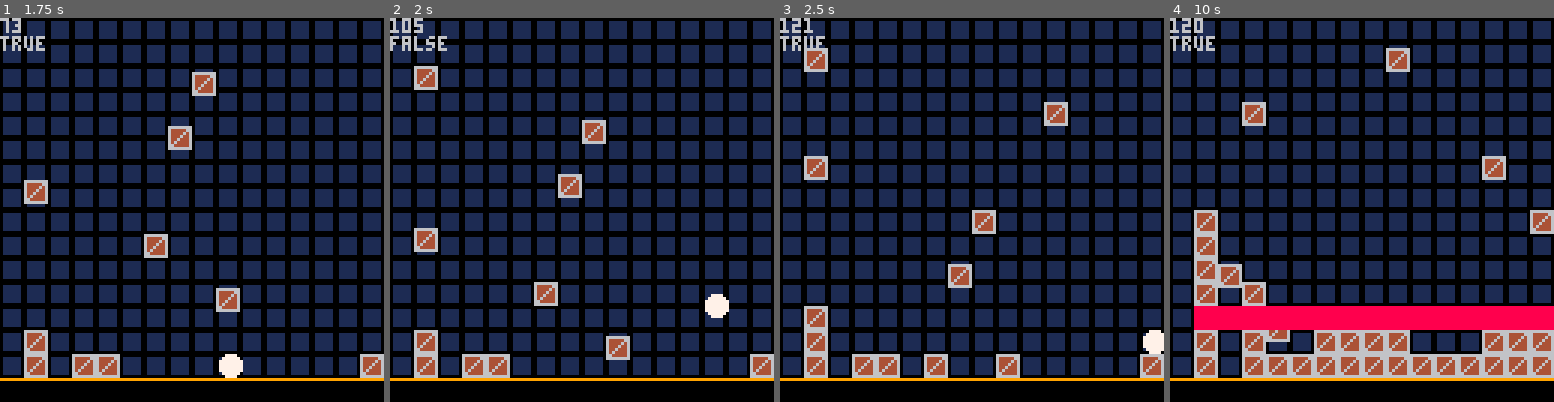
Above: before the commit, frames 1-4 (left to right).
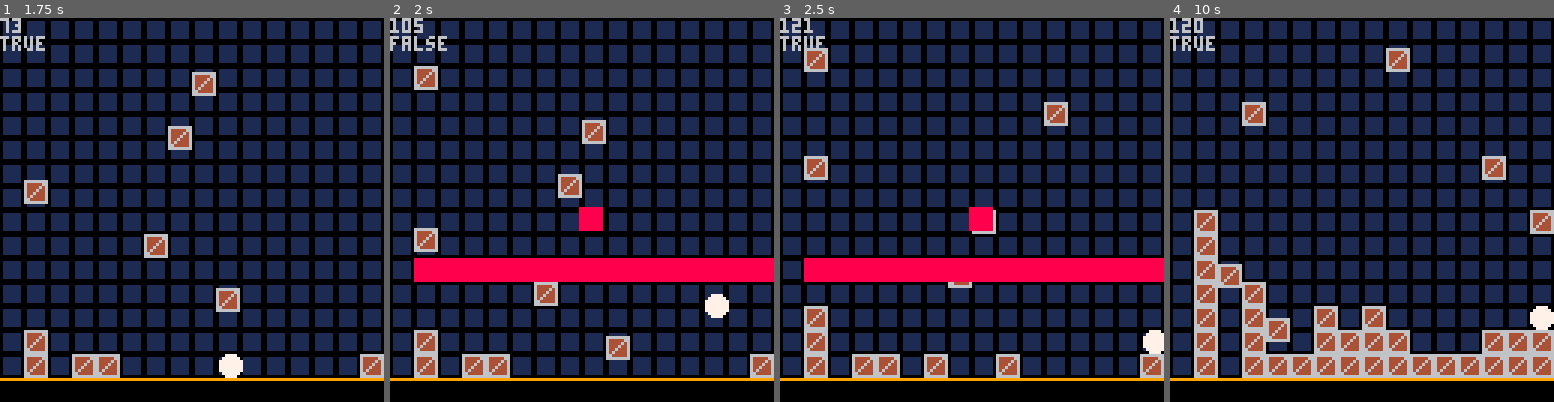
Above: after the commit, the same moments.

Repository: alstonStone/pico8_T-Jump
Game: PICO-8 cartridge t-jump.p8
Same seed, same stepped clock (60 frames per second), same inputs: the game is played once before the commit and once after it.
Inputs:
- Up to frame 1 (1.75 s): tap X (X key) at 0.33, 1.07 s; hold Right from 1.6 s (still down)
- Up to frame 2 (2 s): keep holding Right; tap X (X key) at 1.85 s
- Up to frame 3 (2.5 s): release Right at 2.1 s; hold Right from 2.47 s (still down)
- Up to frame 4 (10 s): tap X (X key) every 1.12 s from 2.97 to 9.67 s; release Right at 3.03 s; hold Left 3.08-3.58 s; hold Right 4.02-4.68 s; hold Left 5.08-5.68 s; hold Right 6.08-6.58 s; hold Right 6.63-7.13 s; hold Right 7.5-8.07 s; hold Left 8.12-8.62 s; hold Right 9.05-9.72 s

Frame 1 is identical in both runs. In frame 2, 6.2% of the frame differs, in the area x 6-100%, y 49-69%; in frame 3, 6.2%; in frame 4, 5.9%.

Commit message:
sync issues

Diff:
--- a/t-jump.p8
+++ b/t-jump.p8
@@ -8,7 +8,7 @@
 	gravity=2
 	gravity_max=15
 	gm_init()
-	kl_init(3,5)
+	kl_init(5,1)
 	plr_init()
 	bm_init()
 end
@@ -375,6 +375,7 @@
 	if(kl.displayed) then
 		for xv=1,16 do
 			spr(9,xv*8,kl.y)
+			spr(9,63,63)
 		end
 	end
 end
